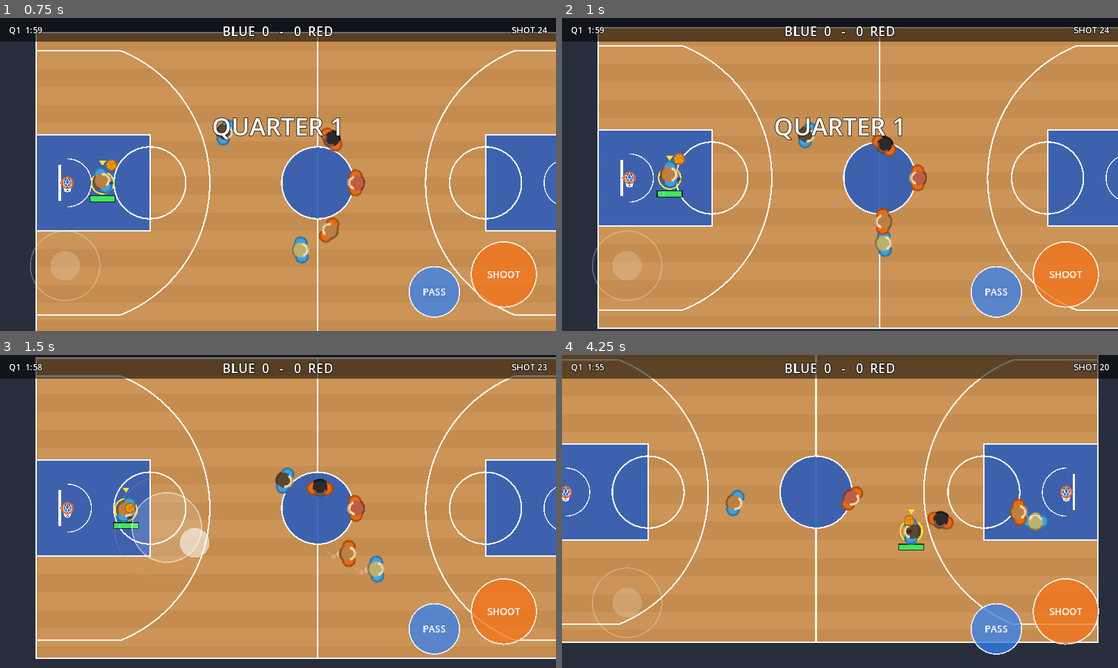
Above: before the commit, frames 1-4 (two rows, left to right).
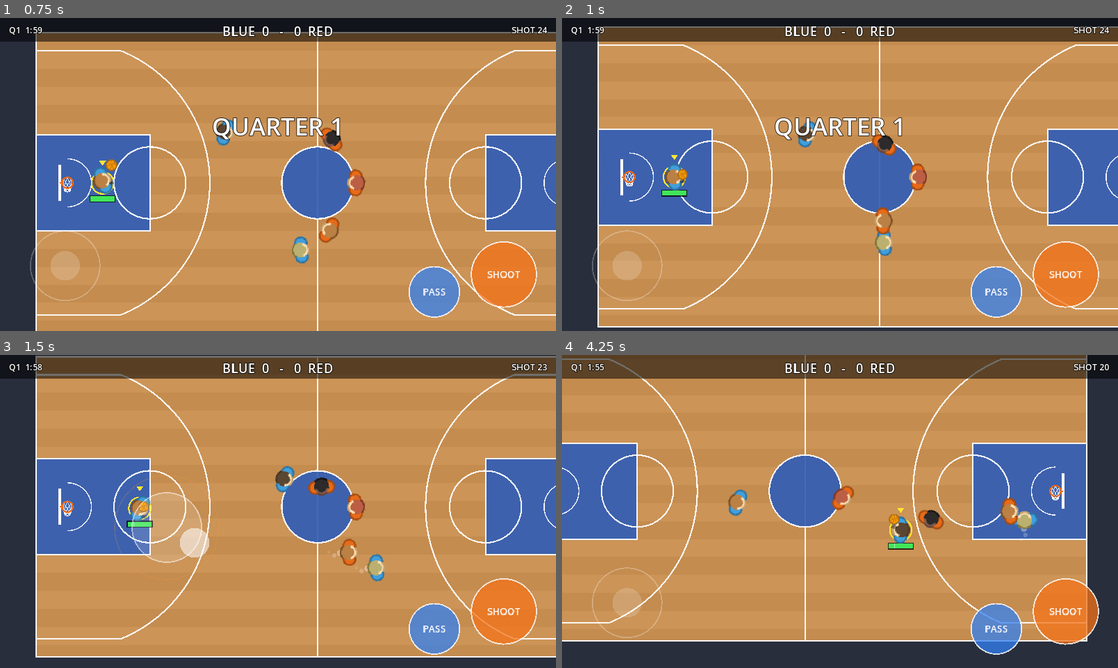
Above: after the commit, the same moments.

Repository: Kirmalo/road-trip-hoops
Game: Godot game, scene res://main.tscn
Two runs of this game, one before a commit and one after it. Both use one fixed random seed, a clock stepped at 60 frames per second and the inputs below.
Inputs (mouse positions are in pixels of both pictures, inside the frame that each line leads up to):
- Up to frame 1 (0.75 s): tap Enter at 0.5 s; move the mouse to (400, 158) at 0.52 s; hold D from 0.53 s (still down); tap J at 0.6 s; click (400, 158) at 0.67 s
- Up to frame 2 (1 s): keep holding D; tap Space at 0.77 s
- Up to frame 3 (1.5 s): release D at 1.25 s; drag from (166, 527) to (250, 574) at 1.27 s
- Up to frame 4 (4.25 s): move the mouse to (895, 442) at 2.02 s; hold D 2.03-2.75 s; hold Shift 2.03-2.75 s; drag from (812, 574) to (673, 464) at 2.77 s; move the mouse to (1006, 558) at 3.52 s; hold A from 3.53 s (still down); tap K at 3.6 s; tap Space at 3.77 s

Frame 1 is identical in both runs. In frame 2, 3.4% of the frame differs, in the area x 6-100%, y 2-100%; in frame 3, 5.1%; in frame 4, 10%, in the area x 0-97%, y 0-92%.

Commit message:
P2-11: CPU retune, late closeouts, contest distance, call hold, fake cooldown
- Jump shots and rim moves: a defender who only closed out during the shot, or is
  stumbling, trailing, or still up from biting on a fake, gives a lighter contest
  (CLOSEOUT_*, RIM_SOFT_MULT, contests_me). Beating your man now gives a better look.
- CONTEST_FT 4.0 -> 3.0 and only defenders in the play count (rim_contested ~77%).
- CPU jumpers: quality 0.85..1.1 -> 0.95..1.2, pull-up chance 0.28 -> 0.2, threes
  chance 0.25 -> 0.75, open 4 -> 3 ft, max 28 -> 28.5 ft; windup as constants.
- defense.gd: CPU_JUMPER_JUMP_CHANCE 0.2 for jumpers (was 0.5), CPU_FAKE_BITE 0.45 -> 0.4.
- CPU handler holds (no shot, pass or move) while the human's call is live, unless the
  shot clock is under CPU_CALL_HOLD_CLOCK 5 s. Stat cpu_call_holds.
- Human pump fakes: PUMP_COOLDOWN 0.8 s between fakes (stat pump_cooldown_taps).

Co-Authored-By: Claude Opus 5.5 <noreply@anthropic.com>
Claude-Session: https://claude.ai/code/session_01K8WPuYbTD1xrCASynmgFd3

Diff:
--- a/scripts/defense.gd
+++ b/scripts/defense.gd
@@ -46,9 +46,10 @@
 const CPU_JUMP_FT := 6.0          # the CPU defender jumps at a shooter this close when the shot (or fake) starts
 const CPU_JUMP_REACT_MIN := 0.12  # reaction delay in seconds, random between these
 const CPU_JUMP_REACT_MAX := 0.3
-const CPU_JUMP_CHANCE := 0.5      # chance he jumps at a real shot (at block rating 50)
+const CPU_JUMP_CHANCE := 0.5      # chance he jumps at a dunk/layup (at block rating 50)
+const CPU_JUMPER_JUMP_CHANCE := 0.2  # chance he jumps at a jump shot (P2-11: was CPU_JUMP_CHANCE 0.5; ~1 in 4 jumpers got blocked)
 const CPU_JUMP_RATING_SPAN := 0.3 # jump chance x(1 -/+ this) across block ratings 0..100: shot-blockers jump more
-const CPU_FAKE_BITE := 0.45       # chance he jumps at a pump fake (bites; at block rating 50)
+const CPU_FAKE_BITE := 0.4        # chance he jumps at a pump fake (bites; at block rating 50; P2-11: was 0.45)
 const CPU_JUMP_CHARGE := 0.65     # human shooter: he waits until the shot meter is this full (the shooter's rhythm)
 
 var p        # the player this brain belongs to
@@ -223,7 +224,11 @@
 	if phase == "shot" and s.shooting and game.is_human(s) and s.shot_charge < CPU_JUMP_CHARGE:
 		return   # a human's meter: wait for his rhythm (a short tap turns into a fake and is judged as one)
 	_jump_wait = -1.0
-	var chance: float = CPU_FAKE_BITE if phase == "fake" else CPU_JUMP_CHANCE
+	var chance: float = CPU_JUMP_CHANCE
+	if phase == "fake":
+		chance = CPU_FAKE_BITE
+	elif phase == "shot":
+		chance = CPU_JUMPER_JUMP_CHANCE
 	chance *= 1.0 + CPU_JUMP_RATING_SPAN * p.rating_frac("block")
 	if game.rng.randf() < chance and p.start_block_jump():
 		game.stat("cpu_block_jumps")
--- a/scripts/player.gd
+++ b/scripts/player.gd
@@ -21,6 +21,8 @@
 var shooting := false
 var shot_charge := 0.0
 var cpu_shot_time := 0.0
+var shot_contest_t := 0.0        # seconds a defender has been within CLOSEOUT_FT during this jump shot
+var shot_elapsed := 0.0           # seconds since this jump shot (or meter) started
 var def                           # defense brain (defense.gd), created in setup()
 
 # ---- shared move state (Phase 2 contract; later tasks fill these in) ----
@@ -81,6 +83,7 @@
 var hand_switch_t := 0.0          # seconds the nearest defender has been on the ball side
 var cpu_side := 0.0               # CPU: sidestep side committed to after a crossover
 var cpu_side_t := 0.0
+var _call_held := false           # CPU handler is holding the ball for the human's live call (counted once per call)
 
 # ---- pump fake (P2-06; owner Q2: only away from the rim, where the shot meter shows) ----
 const PUMP_TAP_MAX := 0.15        # human: A released this soon after the meter started = pump fake (human_input.SHORT_TAP_MAX)
@@ -138,7 +141,7 @@
 const RIM_GLIDE := 0.45           # fraction of top speed the jumper keeps drifting toward the rim
 const DUNK_OPEN_PCT := 0.92       # make chance of an open dunk (P1-09: was 0.85; keeps dunks ahead of layups after the layup change)
 const LAYUP_OPEN_PCT := 0.75      # make chance of an open layup (P1-09: was 0.65; contested layups made less than 15 ft jumpers)
-const CONTEST_FT := 4.0           # nearest defender inside this contests the take-off
+const CONTEST_FT := 3.0           # nearest defender inside this contests the take-off (P2-11: was 4.0; only a defender in the play counts, see contests_me)
 # (rim block chances live in defense.gd: DUNK_BLOCK_CHANCE, LAYUP_BLOCK_CHANCE, RIM_CONTEST_FT)
 const CONTEST_MAKE_MULT := 1.0    # extra make-odds multiplier with a defender right on you (eases off with distance). P1-09: was 0.9; shot_probability() already applies the openness penalty, so 1.0 avoids counting it twice
 const CPU_FINISH_FT := 4.5        # CPU handler finishes at the rim inside this (any speed)
@@ -162,10 +165,25 @@
 const CPU_PULLUP_MIN_FT := 12.0   # pull-up range from the rim
 const CPU_PULLUP_MAX_FT := 22.0
 const CPU_PULLUP_ROOM_FT := 3.0   # defender at least this far off (or behind me) to pull up
-const CPU_PULLUP_CHANCE := 0.28   # chance per decision when a pull-up is on
-const CPU_THREE_MAX_FT := 28.0    # deep pull-up: beyond the arc but inside this
-const CPU_THREE_OPEN_FT := 4.0    # and the defender at least this far off
-const CPU_THREE_CHANCE := 0.25    # chance per decision
+const CPU_PULLUP_CHANCE := 0.2    # chance per decision when a pull-up is on (P2-11: was 0.28)
+const CPU_THREE_MAX_FT := 28.5    # deep pull-up: beyond the arc but inside this (P2-11: was 28.0)
+const CPU_THREE_OPEN_FT := 3.0    # and the defender at least this far off (P2-11: was 4.0)
+const CPU_THREE_CHANCE := 0.75    # chance per decision (P2-11: was 0.25)
+const CPU_SHOT_QUALITY_MIN := 0.95  # CPU jump-shot quality, random between these (P2-11: was 0.85..1.1; a human's
+const CPU_SHOT_QUALITY_MAX := 1.2   # normal release is 1.0, a perfect one 1.3)
+const CPU_WINDUP_MIN := 0.3       # seconds from a CPU jumper's start to its release, random between these
+const CPU_WINDUP_MAX := 0.45
+# late closeouts (P2-11): main.shot_probability() judges the contest at the release. A defender who only got within
+# CLOSEOUT_FT during the shot itself, or is stumbling (beaten), trailing behind the shooter, or still in the air from
+# biting on a fake, gives a lighter contest (jumpers and dunks/layups).
+const CLOSEOUT_FT := 3.0          # mirrors the "right on you" distance in main.shot_probability
+const CLOSEOUT_GRACE := 0.35      # seconds a defender must have been that close during the shot for a full contest
+const CLOSEOUT_SOFT_MULT := 0.9 / 0.55  # jumper: turns main's x0.55 (right on you) into x0.9 (a hand late in the face)
+const RIM_SOFT_MULT := 0.8 / 0.55 # dunk/layup: x0.55 becomes x0.8 (main's 3-6 ft contest)
+const CLOSEOUT_TRAIL_DOT := -0.3  # a defender further behind me than this (cosine to the hoop direction) is trailing
+# call for the ball (P2-10/P2-11): while the human's call is live, his CPU teammate with the ball waits for it
+const CPU_CALL_HOLD_CLOCK := 5.0  # ... unless the shot clock is under this (then he plays on)
+const PUMP_COOLDOWN := 0.8        # seconds from one pump fake's start before another fake (a quick tap then does nothing)
 
 # ---- alley-oop (P2-09; owner Q5: automatic. The lob rule itself is ball.is_lob_target) ----
 const ALLEY_JUMP_TIME := 0.6      # seconds in the air for an alley-oop dunk
@@ -266,6 +284,9 @@
 	elif block_jump_t >= 0.0:
 		desired = update_block_jump(delta)
 	elif shooting:
+		shot_elapsed += delta
+		if has_ball() and is_closely_contested():
+			shot_contest_t += delta
 		if not has_ball():
 			shooting = false
 		elif is_human:
@@ -554,7 +575,7 @@
 
 # CPU after a defender bit: step in for the shot, or drive past him on turbo.
 func cpu_punish_bite() -> void:
-	if not has_ball() or shooting or rim_kind != "":
+	if not has_ball() or shooting or rim_kind != "" or cpu_call_hold():
 		return
 	var d_ft: float = position.distance_to(game.attack_hoop(team)) / game.FT
 	if d_ft <= CPU_BITE_SHOOT_FT and game.rng.randf() < CPU_BITE_SHOOT_CHANCE:
@@ -642,12 +663,19 @@
 			return
 		shooting = true
 		shot_charge = 0.0
-		cpu_shot_time = game.rng.randf_range(0.3, 0.45)
+		cpu_shot_time = game.rng.randf_range(CPU_WINDUP_MIN, CPU_WINDUP_MAX)
+		shot_contest_t = 0.0
+		shot_elapsed = 0.0
 
 func release_shot() -> void:
 	if not shooting or rim_kind != "":
 		return  # dunks and layups release on their own
 	if game.is_human(self) and is_pump_tap():
+		if since_fake < PUMP_COOLDOWN:
+			shooting = false      # another fake too soon after the last one: the tap does nothing
+			shot_charge = 0.0
+			game.stat("pump_cooldown_taps")
+			return
 		start_pump_fake()     # a short tap of SHOOT: pump fake instead of a near-useless 0.6 shot (owner Q2)
 		return
 	shooting = false
@@ -662,9 +690,14 @@
 		else:
 			quality = 0.6
 	else:
-		quality = game.rng.randf_range(0.85, 1.1)
+		quality = game.rng.randf_range(CPU_SHOT_QUALITY_MIN, CPU_SHOT_QUALITY_MAX)
 		if on_fire:
 			quality *= FIRE_SHOT_BONUS
+	# a closeout that only arrived during the shot (or a defender who is beaten, trailing or still up from a bite)
+	# is a lighter contest
+	if game.openness(self) < CLOSEOUT_FT and (shot_contest_t < CLOSEOUT_GRACE or not is_closely_contested()):
+		quality *= CLOSEOUT_SOFT_MULT
+		game.stat("late_closeouts_t%d" % team)
 	# shaky jumper right after sprinting (not at the rim)
 	var hoop: Vector2 = game.attack_hoop(team)
 	if since_turbo <= TURBO_SHOT_WINDOW and position.distance_to(hoop) > TURBO_SHOT_EXEMPT_FT * game.FT:
@@ -686,6 +719,24 @@
 		if three:
 			game.stat("jumper_three_makes_t%d" % team)
 
+# the nearest defender is right on me (main.shot_probability's full contest), on balance, not trailing behind me,
+# and not still in the air from biting on an earlier fake
+func is_closely_contested() -> bool:
+	return contests_me(game.nearest_opponent(self), CLOSEOUT_FT, shot_elapsed)
+
+# defender `o` is within `reach_ft` and in the play: on balance, not trailing behind me, and not still in the air
+# from a jump that started more than `since` seconds ago (he bit on a fake or jumped early)
+func contests_me(o, reach_ft: float, since: float) -> bool:
+	if o == null or o.stumble_t > 0.0:
+		return false
+	var r: Vector2 = o.position - position
+	if r.length() >= reach_ft * game.FT:
+		return false
+	if o.block_jump_t > since:
+		return false
+	var to_hoop: Vector2 = (game.attack_hoop(team) - position).normalized()
+	return r.length() < 0.1 or r.normalized().dot(to_hoop) > CLOSEOUT_TRAIL_DOT
+
 func green_lo() -> float:
 	return FIRE_GREEN_LO if on_fire else GREEN_LO
 
@@ -717,7 +768,7 @@
 func rim_contest() -> void:
 	rim_quality = 1.0
 	var d = game.nearest_opponent(self)
-	if d != null:
+	if contests_me(d, CONTEST_FT, 0.0):
 		var c_ft: float = d.position.distance_to(position) / game.FT
 		if c_ft < CONTEST_FT:
 			var close := clampf(1.5 * (1.0 - c_ft / CONTEST_FT), 0.0, 1.0)
@@ -772,7 +823,11 @@
 	var target := DUNK_OPEN_PCT if rim_kind == "dunk" else LAYUP_OPEN_PCT
 	var fire_mult := FIRE_SHOT_BONUS if on_fire else 1.0
 	var alley_mult := ALLEY_MAKE_MULT if alley_oop else 1.0
-	game.release_shot(self, target / base * rim_quality * fire_mult * alley_mult)
+	var soft := 1.0
+	if game.openness(self) < CLOSEOUT_FT and not contests_me(game.nearest_opponent(self), CLOSEOUT_FT, jump_t):
+		soft = RIM_SOFT_MULT   # the man on me is beaten (stumbling), trailing, or came down from an early jump
+		game.stat("rim_soft_contests_t%d" % team)
+	game.release_shot(self, target / base * rim_quality * fire_mult * alley_mult * soft)
 	count_pump_and_score()
 	if ball.state == ball.SHOT:
 		ball.blocked_checked = true  # the take-off contest replaces the CPU jump-shot contest
@@ -884,6 +939,9 @@
 	# sprint on a fast break, or when the lane to the rim is open
 	if fast_break or (open_ft > 6.0 and dist_ft > 8.0 and lane_open(hoop)):
 		cpu_turbo_want = true
+	# the human called for the ball: no new shot, pass or move until the call is answered or ends
+	if cpu_call_hold():
+		return
 	# attack the rim: once per drive, maybe pull up early for a layup; at full speed close in, dunk
 	if dist_ft > LAYUP_RANGE + 2.0:
 		cpu_rim_rolled = false
@@ -940,6 +998,23 @@
 				best = mate
 		if best != null:
 			game.do_pass(self, best)
+
+# True while the human's call for the ball (human_input.gd, P2-10) is live and I'm the teammate who would answer it,
+# unless the shot clock is under CPU_CALL_HOLD_CLOCK. human_input.gd makes the pass itself once the lane is clear.
+func cpu_call_hold() -> bool:
+	var inp = game.input
+	if inp == null or not inp.has_method("call_active") or not inp.call_active() or inp.call_passer() != self:
+		_call_held = false
+		return false
+	if game.shot_clock < CPU_CALL_HOLD_CLOCK:
+		if _call_held:
+			game.stat("cpu_call_late_clock")   # held for the call, then the clock ran low: plays on
+		_call_held = false
+		return false
+	if not _call_held:
+		_call_held = true
+		game.stat("cpu_call_holds")
+	return true
 
 # ---------------- alley-oop (P2-09) ----------------
 
